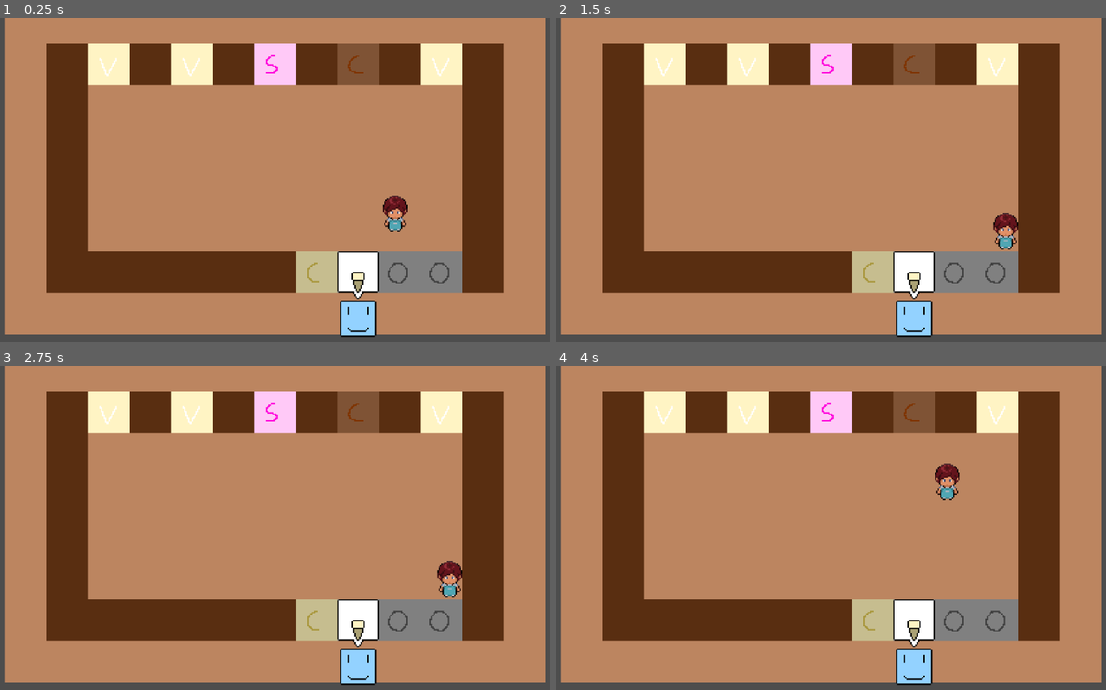
Above: before the commit, frames 1-4 (two rows, left to right).
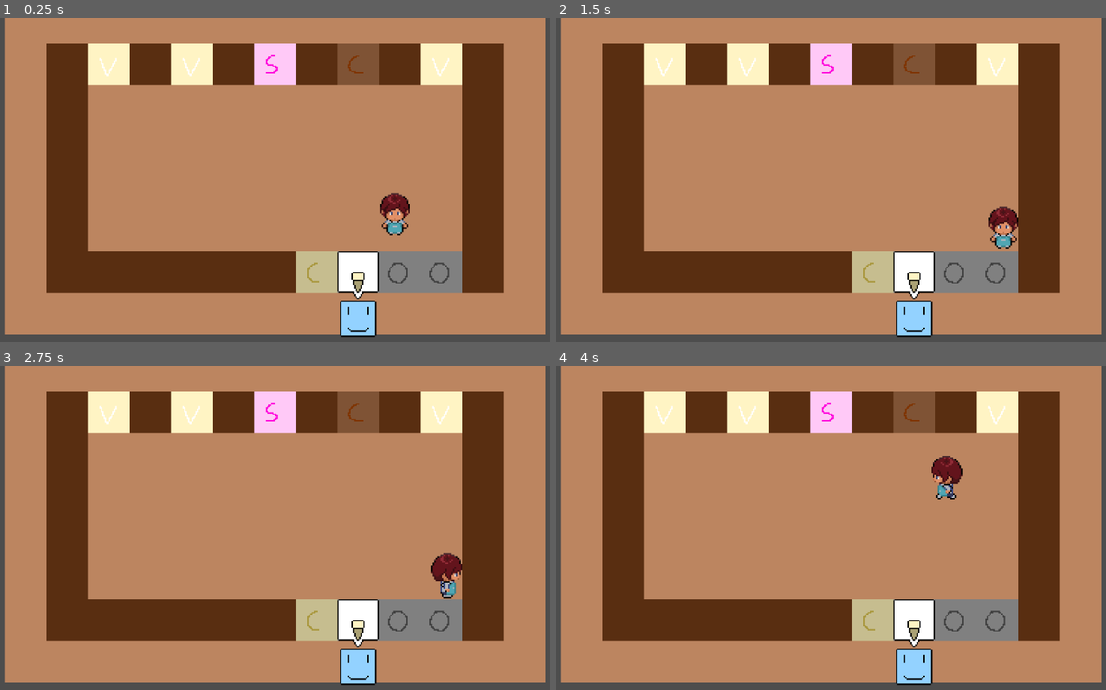
Above: after the commit, the same moments.

Repository: ElectricSpace25/Between-Scoops
Game: Godot game, scene res://Levels/Shop/shop.tscn
Two runs of this game, one before a commit and one after it. Both use one fixed random seed, a clock stepped at 60 frames per second and the inputs below.
Inputs:
- Up to frame 1 (0.25 s): no input
- Up to frame 2 (1.5 s): hold D (walk_right) 0.53-1.28 s; hold E (interact) 0.53-1.28 s; tap Enter at 1.25 s; hold S (walk_down) from 1.28 s (still down); tap E (interact) at 1.35 s
- Up to frame 3 (2.75 s): release S (walk_down) at 2.03 s; hold D (walk_right) from 2.03 s (still down); hold E (interact) from 2.03 s (still down)
- Up to frame 4 (4 s): release D (walk_right) at 2.78 s; release E (interact) at 2.78 s; hold W (walk_up) 2.78-3.53 s; tap E (interact) at 2.85 s; hold A (walk_left) from 3.53 s (still down); hold E (interact) from 3.53 s (still down)

The runs differ from the first frame. In frame 1, 0.4% of the frame differs, in the area x 69-75%, y 53-68%; in frame 2, 0.4%; in frame 3, 0.5%, in the area x 78-85%, y 57-72%; in frame 4, 0.5%.

Commit message:
Implemented new MC assets

Diff:
--- a/Levels/Shop/shop.tscn
+++ b/Levels/Shop/shop.tscn
@@ -34,6 +34,7 @@
 [node name="Player" parent="." instance=ExtResource("1_e5fds")]
 z_index = 1
 position = Vector2(301, 164)
+scale = Vector2(1.2, 1.2)
 
 [node name="Camera2D" type="Camera2D" parent="."]
 z_index = 1
--- a/Player/player.tscn
+++ b/Player/player.tscn
@@ -1,7 +1,6 @@
-[gd_scene load_steps=65 format=3 uid="uid://c8ldqs2ik8dbq"]
+[gd_scene load_steps=31 format=3 uid="uid://c8ldqs2ik8dbq"]
 
 [ext_resource type="Script" path="res://Player/player.gd" id="1_262ky"]
-[ext_resource type="Texture2D" uid="uid://daliokvbtgj7s" path="res://Player/PlayerWalking.png" id="1_ijcdi"]
 [ext_resource type="Texture2D" uid="uid://dqelm10xyjohs" path="res://Player/MC_IceCream_Spritesheet.png" id="2_4sjg8"]
 [ext_resource type="Script" path="res://Player/interaction_area.gd" id="3_lx3da"]
 
@@ -35,10 +34,10 @@
 tracks/0/interp = 1
 tracks/0/loop_wrap = true
 tracks/0/keys = {
-"times": PackedFloat32Array(0),
-"transitions": PackedFloat32Array(1),
-"update": 1,
-"values": [0]
+"times": PackedFloat32Array(0, 0.4),
+"transitions": PackedFloat32Array(1, 1),
+"update": 1,
+"values": [16, 17]
 }
 
 [sub_resource type="Animation" id="Animation_lftjs"]
@@ -53,10 +52,10 @@
 tracks/0/interp = 1
 tracks/0/loop_wrap = true
 tracks/0/keys = {
-"times": PackedFloat32Array(0),
-"transitions": PackedFloat32Array(1),
-"update": 1,
-"values": [6]
+"times": PackedFloat32Array(0, 0.4),
+"transitions": PackedFloat32Array(1, 1),
+"update": 1,
+"values": [28, 29]
 }
 
 [sub_resource type="Animation" id="Animation_byuhi"]
@@ -71,10 +70,10 @@
 tracks/0/interp = 1
 tracks/0/loop_wrap = true
 tracks/0/keys = {
-"times": PackedFloat32Array(0),
-"transitions": PackedFloat32Array(1),
-"update": 1,
-"values": [9]
+"times": PackedFloat32Array(0, 0.4),
+"transitions": PackedFloat32Array(1, 1),
+"update": 1,
+"values": [24, 25]
 }
 
 [sub_resource type="Animation" id="Animation_gt8yx"]
@@ -89,10 +88,10 @@
 tracks/0/interp = 1
 tracks/0/loop_wrap = true
 tracks/0/keys = {
-"times": PackedFloat32Array(0),
-"transitions": PackedFloat32Array(1),
-"update": 1,
-"values": [3]
+"times": PackedFloat32Array(0, 0.4),
+"transitions": PackedFloat32Array(1, 1),
+"update": 1,
+"values": [20, 21]
 }
 
 [sub_resource type="Animation" id="Animation_1rwp8"]
@@ -110,7 +109,7 @@
 "times": PackedFloat32Array(0, 0.2, 0.4, 0.6),
 "transitions": PackedFloat32Array(1, 1, 1, 1),
 "update": 1,
-"values": [1, 0, 2, 0]
+"values": [1, 2, 3, 2]
 }
 
 [sub_resource type="Animation" id="Animation_hahwv"]
@@ -128,7 +127,7 @@
 "times": PackedFloat32Array(0, 0.2, 0.4, 0.6),
 "transitions": PackedFloat32Array(1, 1, 1, 1),
 "update": 1,
-"values": [7, 6, 8, 6]
+"values": [13, 14, 15, 14]
 }
 
 [sub_resource type="Animation" id="Animation_4j3p8"]
@@ -146,7 +145,7 @@
 "times": PackedFloat32Array(0, 0.2, 0.4, 0.6),
 "transitions": PackedFloat32Array(1, 1, 1, 1),
 "update": 1,
-"values": [10, 9, 11, 9]
+"values": [9, 10, 11, 10]
 }
 
 [sub_resource type="Animation" id="Animation_51wrd"]
@@ -164,7 +163,7 @@
 "times": PackedFloat32Array(0, 0.2, 0.4, 0.6),
 "transitions": PackedFloat32Array(1, 1, 1, 1),
 "update": 1,
-"values": [3, 4, 3, 5]
+"values": [5, 6, 7, 6]
 }
 
 [sub_resource type="AnimationLibrary" id="AnimationLibrary_cg0dg"]
@@ -240,273 +239,6 @@
 states/Walk/position = Vector2(441, 100)
 transitions = ["Start", "Idle", SubResource("AnimationNodeStateMachineTransition_hd6me"), "Idle", "Walk", SubResource("AnimationNodeStateMachineTransition_5a2hi"), "Walk", "Idle", SubResource("AnimationNodeStateMachineTransition_7jeaw")]
 
-[sub_resource type="AtlasTexture" id="AtlasTexture_uihmf"]
-atlas = ExtResource("2_4sjg8")
-region = Rect2(0, 128, 32, 32)
-
-[sub_resource type="AtlasTexture" id="AtlasTexture_n5n3j"]
-atlas = ExtResource("2_4sjg8")
-region = Rect2(32, 128, 32, 32)
-
-[sub_resource type="AtlasTexture" id="AtlasTexture_6goma"]
-atlas = ExtResource("2_4sjg8")
-region = Rect2(64, 128, 32, 32)
-
-[sub_resource type="AtlasTexture" id="AtlasTexture_25lqd"]
-atlas = ExtResource("2_4sjg8")
-region = Rect2(96, 128, 32, 32)
-
-[sub_resource type="AtlasTexture" id="AtlasTexture_j13of"]
-atlas = ExtResource("2_4sjg8")
-region = Rect2(0, 224, 32, 32)
-
-[sub_resource type="AtlasTexture" id="AtlasTexture_87hg6"]
-atlas = ExtResource("2_4sjg8")
-region = Rect2(32, 224, 32, 32)
-
-[sub_resource type="AtlasTexture" id="AtlasTexture_eh40f"]
-atlas = ExtResource("2_4sjg8")
-region = Rect2(64, 224, 32, 32)
-
-[sub_resource type="AtlasTexture" id="AtlasTexture_i1m33"]
-atlas = ExtResource("2_4sjg8")
-region = Rect2(96, 224, 32, 32)
-
-[sub_resource type="AtlasTexture" id="AtlasTexture_0o3ra"]
-atlas = ExtResource("2_4sjg8")
-region = Rect2(0, 192, 32, 32)
-
-[sub_resource type="AtlasTexture" id="AtlasTexture_fx6tb"]
-atlas = ExtResource("2_4sjg8")
-region = Rect2(32, 192, 32, 32)
-
-[sub_resource type="AtlasTexture" id="AtlasTexture_d1grv"]
-atlas = ExtResource("2_4sjg8")
-region = Rect2(64, 192, 32, 32)
-
-[sub_resource type="AtlasTexture" id="AtlasTexture_1xdnr"]
-atlas = ExtResource("2_4sjg8")
-region = Rect2(96, 192, 32, 32)
-
-[sub_resource type="AtlasTexture" id="AtlasTexture_7tfyl"]
-atlas = ExtResource("2_4sjg8")
-region = Rect2(0, 160, 32, 32)
-
-[sub_resource type="AtlasTexture" id="AtlasTexture_ck0oa"]
-atlas = ExtResource("2_4sjg8")
-region = Rect2(32, 160, 32, 32)
-
-[sub_resource type="AtlasTexture" id="AtlasTexture_ok8w8"]
-atlas = ExtResource("2_4sjg8")
-region = Rect2(64, 160, 32, 32)
-
-[sub_resource type="AtlasTexture" id="AtlasTexture_27b7y"]
-atlas = ExtResource("2_4sjg8")
-region = Rect2(96, 160, 32, 32)
-
-[sub_resource type="AtlasTexture" id="AtlasTexture_piaxs"]
-atlas = ExtResource("2_4sjg8")
-region = Rect2(0, 0, 32, 32)
-
-[sub_resource type="AtlasTexture" id="AtlasTexture_kusb2"]
-atlas = ExtResource("2_4sjg8")
-region = Rect2(32, 0, 32, 32)
-
-[sub_resource type="AtlasTexture" id="AtlasTexture_clry1"]
-atlas = ExtResource("2_4sjg8")
-region = Rect2(64, 0, 32, 32)
-
-[sub_resource type="AtlasTexture" id="AtlasTexture_17xif"]
-atlas = ExtResource("2_4sjg8")
-region = Rect2(96, 0, 32, 32)
-
-[sub_resource type="AtlasTexture" id="AtlasTexture_p4vr8"]
-atlas = ExtResource("2_4sjg8")
-region = Rect2(0, 96, 32, 32)
-
-[sub_resource type="AtlasTexture" id="AtlasTexture_x7wpa"]
-atlas = ExtResource("2_4sjg8")
-region = Rect2(32, 96, 32, 32)
-
-[sub_resource type="AtlasTexture" id="AtlasTexture_b0b2o"]
-atlas = ExtResource("2_4sjg8")
-region = Rect2(64, 96, 32, 32)
-
-[sub_resource type="AtlasTexture" id="AtlasTexture_x2wqy"]
-atlas = ExtResource("2_4sjg8")
-region = Rect2(96, 96, 32, 32)
-
-[sub_resource type="AtlasTexture" id="AtlasTexture_4hxai"]
-atlas = ExtResource("2_4sjg8")
-region = Rect2(0, 64, 32, 32)
-
-[sub_resource type="AtlasTexture" id="AtlasTexture_q4271"]
-atlas = ExtResource("2_4sjg8")
-region = Rect2(32, 64, 32, 32)
-
-[sub_resource type="AtlasTexture" id="AtlasTexture_5u5rw"]
-atlas = ExtResource("2_4sjg8")
-region = Rect2(64, 64, 32, 32)
-
-[sub_resource type="AtlasTexture" id="AtlasTexture_gxxtc"]
-atlas = ExtResource("2_4sjg8")
-region = Rect2(96, 64, 32, 32)
-
-[sub_resource type="AtlasTexture" id="AtlasTexture_qpdox"]
-atlas = ExtResource("2_4sjg8")
-region = Rect2(0, 32, 32, 32)
-
-[sub_resource type="AtlasTexture" id="AtlasTexture_cipbo"]
-atlas = ExtResource("2_4sjg8")
-region = Rect2(32, 32, 32, 32)
-
-[sub_resource type="AtlasTexture" id="AtlasTexture_myt6p"]
-atlas = ExtResource("2_4sjg8")
-region = Rect2(64, 32, 32, 32)
-
-[sub_resource type="AtlasTexture" id="AtlasTexture_m5otj"]
-atlas = ExtResource("2_4sjg8")
-region = Rect2(96, 32, 32, 32)
-
-[sub_resource type="SpriteFrames" id="SpriteFrames_oht7x"]
-animations = [{
-"frames": [{
-"duration": 1.0,
-"texture": SubResource("AtlasTexture_uihmf")
-}, {
-"duration": 1.0,
-"texture": SubResource("AtlasTexture_n5n3j")
-}, {
-"duration": 1.0,
-"texture": SubResource("AtlasTexture_6goma")
-}, {
-"duration": 1.0,
-"texture": SubResource("AtlasTexture_25lqd")
-}],
-"loop": true,
-"name": &"idle_down",
-"speed": 5.0
-}, {
-"frames": [{
-"duration": 1.0,
-"texture": SubResource("AtlasTexture_j13of")
-}, {
-"duration": 1.0,
-"texture": SubResource("AtlasTexture_87hg6")
-}, {
-"duration": 1.0,
-"texture": SubResource("AtlasTexture_eh40f")
-}, {
-"duration": 1.0,
-"texture": SubResource("AtlasTexture_i1m33")
-}],
-"loop": true,
-"name": &"idle_left",
-"speed": 5.0
-}, {
-"frames": [{
-"duration": 1.0,
-"texture": SubResource("AtlasTexture_0o3ra")
-}, {
-"duration": 1.0,
-"texture": SubResource("AtlasTexture_fx6tb")
-}, {
-"duration": 1.0,
-"texture": SubResource("AtlasTexture_d1grv")
-}, {
-"duration": 1.0,
-"texture": SubResource("AtlasTexture_1xdnr")
-}],
-"loop": true,
-"name": &"idle_right",
-"speed": 5.0
-}, {
-"frames": [{
-"duration": 1.0,
-"texture": SubResource("AtlasTexture_7tfyl")
-}, {
-"duration": 1.0,
-"texture": SubResource("AtlasTexture_ck0oa")
-}, {
-"duration": 1.0,
-"texture": SubResource("AtlasTexture_ok8w8")
-}, {
-"duration": 1.0,
-"texture": SubResource("AtlasTexture_27b7y")
-}],
-"loop": true,
-"name": &"idle_up",
-"speed": 5.0
-}, {
-"frames": [{
-"duration": 1.0,
-"texture": SubResource("AtlasTexture_piaxs")
-}, {
-"duration": 1.0,
-"texture": SubResource("AtlasTexture_kusb2")
-}, {
-"duration": 1.0,
-"texture": SubResource("AtlasTexture_clry1")
-}, {
-"duration": 1.0,
-"texture": SubResource("AtlasTexture_17xif")
-}],
-"loop": true,
-"name": &"walk_down",
-"speed": 5.0
-}, {
-"frames": [{
-"duration": 1.0,
-"texture": SubResource("AtlasTexture_p4vr8")
-}, {
-"duration": 1.0,
-"texture": SubResource("AtlasTexture_x7wpa")
-}, {
-"duration": 1.0,
-"texture": SubResource("AtlasTexture_b0b2o")
-}, {
-"duration": 1.0,
-"texture": SubResource("AtlasTexture_x2wqy")
-}],
-"loop": true,
-"name": &"walk_left",
-"speed": 5.0
-}, {
-"frames": [{
-"duration": 1.0,
-"texture": SubResource("AtlasTexture_4hxai")
-}, {
-"duration": 1.0,
-"texture": SubResource("AtlasTexture_q4271")
-}, {
-"duration": 1.0,
-"texture": SubResource("AtlasTexture_5u5rw")
-}, {
-"duration": 1.0,
-"texture": SubResource("AtlasTexture_gxxtc")
-}],
-"loop": true,
-"name": &"walk_right",
-"speed": 5.0
-}, {
-"frames": [{
-"duration": 1.0,
-"texture": SubResource("AtlasTexture_qpdox")
-}, {
-"duration": 1.0,
-"texture": SubResource("AtlasTexture_cipbo")
-}, {
-"duration": 1.0,
-"texture": SubResource("AtlasTexture_myt6p")
-}, {
-"duration": 1.0,
-"texture": SubResource("AtlasTexture_m5otj")
-}],
-"loop": true,
-"name": &"walk_up",
-"speed": 5.0
-}]
-
 [sub_resource type="CircleShape2D" id="CircleShape2D_prq3f"]
 radius = 16.0312
 
@@ -531,16 +263,10 @@
 parameters/Idle/blend_position = Vector2(0, 0)
 parameters/Walk/blend_position = Vector2(-0.00158983, 0.925532)
 
-[node name="AnimatedSprite2D" type="AnimatedSprite2D" parent="."]
-sprite_frames = SubResource("SpriteFrames_oht7x")
-animation = &"idle_down"
-autoplay = "idle_down"
-
 [node name="Sprite2D" type="Sprite2D" parent="."]
-visible = false
-texture = ExtResource("1_ijcdi")
-hframes = 3
-vframes = 4
+texture = ExtResource("2_4sjg8")
+hframes = 4
+vframes = 8
 
 [node name="InteractionArea" type="Area2D" parent="."]
 collision_layer = 0
